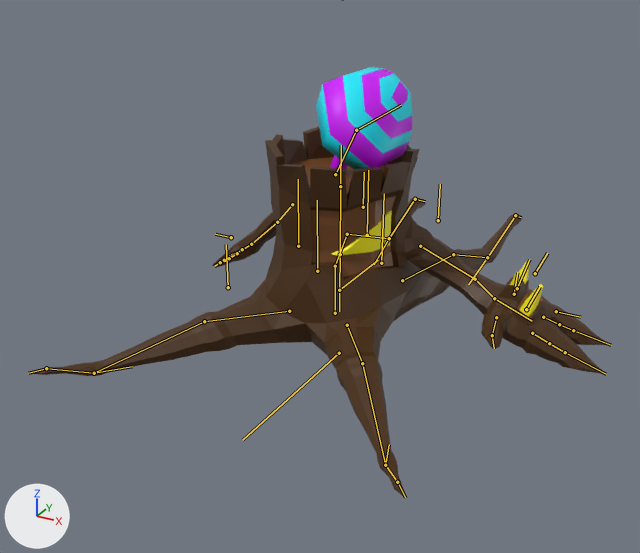
Before and after pictures for a commit that changed the Blender file Models/Enemies/Oaken.blend.
The view is the same before and after, from a 50 mm camera at (3.1, -5.97, 3.67) aimed at (-0.17, -0.04, 0.7). The lights are fixed; the arrows at lower left show +X, +Y and +Z. The bones that bend it are drawn over the model as lines.

Names of what the first picture shows: 'Eye', 'Mushroom', 'Oaken'.
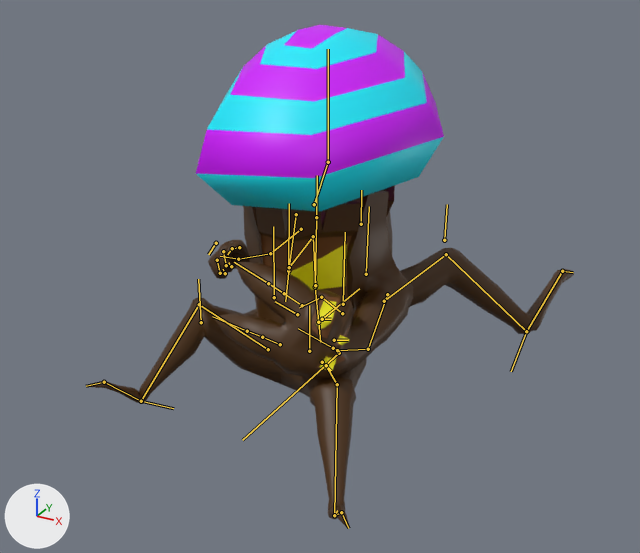
Commit message: Attack funcional

The newer file adds an action. The first version stands in its rest pose; the second is drawn at frame 13 of the action 'OakenAttack'.

Pixel boxes [x1, y1, x2, y2] of what changed, in the pictures (640 x 553 px):
'Oaken', posed (16% narrower, 7% shorter): before [29, 127, 610, 498]; after [87, 185, 574, 529]
'Mushroom', posed: before [316, 67, 412, 173]; after [196, 25, 444, 211]
'Eye', posed: before [331, 211, 392, 256]; after [288, 244, 347, 290]
bone 'MASTER', root to tip: before (339, 290) to (378, 260); after (318, 322) to (359, 288)
bone 'Lower', root to tip: before (339, 290) to (340, 254); after (318, 322) to (315, 287)
bone 'Head', root to tip: before (340, 254) to (340, 186); after (315, 287) to (316, 217)
bone 'Arm.R', root to tip: before (292, 204) to (277, 222); after (301, 229) to (270, 253)
bone 'Forearm.R', root to tip: before (277, 222) to (251, 244); after (270, 253) to (238, 259)
bone 'Hand.R', root to tip: before (251, 244) to (238, 252); after (238, 259) to (220, 256)
bone 'ThumbBase.R', root to tip: before (237, 253) to (229, 258); after (239, 247) to (232, 248)
bone 'CTRL_Fingers.R', root to tip: before (231, 237) to (215, 234); after (216, 243) to (208, 254)
bone 'Arm.L', root to tip: before (420, 246) to (475, 279); after (387, 294) to (368, 349)
bone 'Forearm.L', root to tip: before (475, 279) to (494, 298); after (368, 349) to (337, 350)
bone 'Hand.L', root to tip: before (494, 298) to (532, 321); after (337, 350) to (298, 328)
bone 'ThumbBase.L', root to tip: before (496, 317) to (492, 335); after (342, 313) to (321, 297)
bone 'CTRL_Spikes', root to tip: before (535, 273) to (547, 253); after (333, 348) to (339, 351)
bone 'CTRL_Fingers.L', root to tip: before (556, 311) to (580, 317); after (297, 314) to (275, 301)
bone 'Hip', root to tip: before (339, 290) to (339, 311); after (318, 322) to (320, 342)
bone 'PoleRootBack.L', root to tip: before (438, 220) to (440, 184); after (444, 240) to (447, 204)
bone 'PoleRootBack.R', root to tip: before (363, 207) to (364, 172); after (361, 224) to (361, 190)
bone 'IKRootFront.R', root to tip: before (94, 373) to (132, 366); after (141, 401) to (173, 408)
bone 'IKRootFront.L', root to tip: before (385, 465) to (389, 444); after (334, 515) to (337, 510)
bone 'IKRootBack.L', root to tip: before (487, 257) to (468, 284); after (526, 331) to (511, 371)
bone 'IKRootBack.R', root to tip: before (389, 238) to (374, 264); after (289, 267) to (285, 301)

Diff of the bpy script that builds the scene:
```diff
--- a/Models/Enemies/Oaken.blend.py
+++ b/Models/Enemies/Oaken.blend.py
@@ bone_master @@
 bone_master = bpy.data.objects['OakenRig'].pose.bones['MASTER']  # child of 'ROOT'
-bone_master.location = (0.0, 0.0, 0.0)
+bone_master.location = (-0.02, -0.34, -0.15)
@@ bone_lower @@
 bone_lower = bpy.data.objects['OakenRig'].pose.bones['Lower']  # child of 'MASTER'
-bone_lower.rotation_quaternion = (1.0, 0.0, 0.0, 0.0)  # degrees (0, 0, 0)
+bone_lower.rotation_quaternion = (0.971, 0.045, -0.233, 0.011)  # degrees (5, -27, 0)
@@ bone_head @@
 bone_head = bpy.data.objects['OakenRig'].pose.bones['Head']  # child of 'Lower'
-bone_head.rotation_quaternion = (1.0, 0.0, 0.0, 0.0)  # degrees (0, 0, 0)
+bone_head.rotation_quaternion = (0.998, -0.057, 0.0, 0.0)  # degrees (-7, 0, 0)
@@ bone_eye @@
 bone_eye = bpy.data.objects['OakenRig'].pose.bones['Eye']  # child of 'Head'
-bone_eye.scale = (1.0, 1.0, 1.0)
+bone_eye.scale = (1.2, 1.2, 1.2)
@@ bone_arm_r @@
 bone_arm_r = bpy.data.objects['OakenRig'].pose.bones['Arm.R']  # child of 'BodyControl.R'
-bone_arm_r.rotation_quaternion = (1.0, 0.0, 0.0, 0.0)  # degrees (0, 0, 0)
+bone_arm_r.rotation_quaternion = (0.863, -0.397, -0.063, 0.305)  # degrees (-47, 8, 36)
@@ bone_forearm_r @@
 bone_forearm_r = bpy.data.objects['OakenRig'].pose.bones['Forearm.R']  # child of 'Arm.R'
-bone_forearm_r.rotation_quaternion = (1.0, 0.0, 0.0, 0.0)  # degrees (0, 0, 0)
+bone_forearm_r.rotation_quaternion = (0.993, -0.006, -0.039, 0.11)  # degrees (-1, -4, 13)
@@ bone_hand_r @@
 bone_hand_r = bpy.data.objects['OakenRig'].pose.bones['Hand.R']  # child of 'Forearm.R'
-bone_hand_r.rotation_quaternion = (1.0, 0.0, 0.0, 0.0)  # degrees (0, 0, 0)
+bone_hand_r.rotation_quaternion = (0.958, -0.116, 0.122, 0.23)  # degrees (-10, 17, 26)
@@ bone_thumbbase_r @@
 bone_thumbbase_r = bpy.data.objects['OakenRig'].pose.bones['ThumbBase.R']  # child of 'Hand.R'
-bone_thumbbase_r.rotation_quaternion = (1.0, 0.0, 0.0, 0.0)  # degrees (0, 0, 0)
+bone_thumbbase_r.rotation_quaternion = (0.862, 0.155, -0.002, -0.483)  # degrees (16, 8, -57)
@@ bone_ctrl_fingers_r @@
 bone_ctrl_fingers_r = bpy.data.objects['OakenRig'].pose.bones['CTRL_Fingers.R']  # child of 'Hand.R'
-bone_ctrl_fingers_r.rotation_quaternion = (1.0, 0.0, 0.0, 0.0)  # degrees (0, 0, 0)
+bone_ctrl_fingers_r.rotation_quaternion = (0.698, -0.716, 0.0, 0.0)  # degrees (-91, 0, 0)
@@ bone_arm_l @@
 bone_arm_l = bpy.data.objects['OakenRig'].pose.bones['Arm.L']  # child of 'BodyControl.L'
-bone_arm_l.rotation_quaternion = (1.0, 0.0, 0.0, 0.0)  # degrees (0, 0, 0)
+bone_arm_l.rotation_quaternion = (0.854, -0.295, 0.066, -0.423)  # degrees (-34, -8, -50)
@@ bone_forearm_l @@
 bone_forearm_l = bpy.data.objects['OakenRig'].pose.bones['Forearm.L']  # child of 'Arm.L'
-bone_forearm_l.rotation_quaternion = (1.0, 0.0, 0.0, 0.0)  # degrees (0, 0, 0)
+bone_forearm_l.rotation_quaternion = (0.981, -0.021, -0.145, -0.126)  # degrees (0, -17, -15)
@@ bone_hand_l @@
 bone_hand_l = bpy.data.objects['OakenRig'].pose.bones['Hand.L']  # child of 'Forearm.L'
-bone_hand_l.rotation_quaternion = (1.0, 0.0, 0.0, 0.0)  # degrees (0, 0, 0)
+bone_hand_l.rotation_quaternion = (0.846, -0.257, -0.249, -0.396)  # degrees (-18, -39, -44)
@@ bone_thumbbase_l @@
 bone_thumbbase_l = bpy.data.objects['OakenRig'].pose.bones['ThumbBase.L']  # child of 'Hand.L'
-bone_thumbbase_l.rotation_quaternion = (1.0, 0.0, 0.0, 0.0)  # degrees (0, 0, 0)
+bone_thumbbase_l.rotation_quaternion = (0.81, -0.558, 0.167, 0.07)  # degrees (-70, 20, -4)
@@ bone_ctrl_spikes @@
 bone_ctrl_spikes = bpy.data.objects['OakenRig'].pose.bones['CTRL_Spikes']  # child of 'Hand.L'
-bone_ctrl_spikes.scale = (1.0, 1.0, 1.0)
+bone_ctrl_spikes.scale = (0.69, 0.69, 0.69)
@@ bone_ctrl_fingers_l @@
 bone_ctrl_fingers_l = bpy.data.objects['OakenRig'].pose.bones['CTRL_Fingers.L']  # child of 'Hand.L'
-bone_ctrl_fingers_l.rotation_quaternion = (1.0, 0.0, 0.0, 0.0)  # degrees (0, 0, 0)
+bone_ctrl_fingers_l.rotation_quaternion = (0.989, -0.147, 0.0, 0.0)  # degrees (-17, 0, 0)
@@ bone_hip @@
 bone_hip = bpy.data.objects['OakenRig'].pose.bones['Hip']  # child of 'MASTER'
-bone_hip.rotation_quaternion = (1.0, 0.0, 0.0, 0.0)  # degrees (0, 0, 0)
+bone_hip.rotation_quaternion = (0.997, 0.083, 0.0, 0.0)  # degrees (9, 0, 0)
@@ bone_polerootback_l @@
 bone_polerootback_l = bpy.data.objects['OakenRig'].pose.bones['PoleRootBack.L']  # child of 'MASTER'
-bone_polerootback_l.location = (0.0, 0.0, 0.0)
+bone_polerootback_l.location = (-0.09, -0.06, -0.43)
@@ bone_polerootback_r @@
 bone_polerootback_r = bpy.data.objects['OakenRig'].pose.bones['PoleRootBack.R']  # child of 'MASTER'
-bone_polerootback_r.location = (0.0, 0.0, 0.0)
+bone_polerootback_r.location = (0.09, -0.06, -0.43)
@@ bone_ikrootfront_r @@
 bone_ikrootfront_r = bpy.data.objects['OakenRig'].pose.bones['IKRootFront.R']  # child of 'ROOT'
-bone_ikrootfront_r.location = (0.0, 0.0, 0.0)
-bone_ikrootfront_r.rotation_quaternion = (1.0, 0.0, 0.0, 0.0)  # degrees (0, 0, 0)
+bone_ikrootfront_r.location = (0.12, 0.35, -0.25)
+bone_ikrootfront_r.rotation_quaternion = (0.979, -0.192, -0.07, -0.007)  # degrees (-22, -8, 1)
@@ bone_ikrootfront_l @@
 bone_ikrootfront_l = bpy.data.objects['OakenRig'].pose.bones['IKRootFront.L']  # child of 'ROOT'
-bone_ikrootfront_l.location = (0.0, 0.0, 0.0)
-bone_ikrootfront_l.rotation_quaternion = (1.0, 0.0, 0.0, 0.0)  # degrees (0, 0, 0)
+bone_ikrootfront_l.location = (-0.29, -0.1, -0.34)
+bone_ikrootfront_l.rotation_quaternion = (0.979, -0.192, 0.07, 0.007)  # degrees (-22, 8, -1)
@@ bone_ikrootback_l @@
 bone_ikrootback_l = bpy.data.objects['OakenRig'].pose.bones['IKRootBack.L']  # child of 'ROOT'
-bone_ikrootback_l.location = (0.0, 0.0, 0.0)
-bone_ikrootback_l.rotation_quaternion = (1.0, 0.0, 0.0, 0.0)  # degrees (0, 0, 0)
+bone_ikrootback_l.location = (0.84, 1.02, -0.11)
+bone_ikrootback_l.rotation_quaternion = (0.996, 0.08, -0.025, -0.041)  # degrees (9, -2, -5)
@@ bone_ikrootback_r @@
 bone_ikrootback_r = bpy.data.objects['OakenRig'].pose.bones['IKRootBack.R']  # child of 'ROOT'
-bone_ikrootback_r.location = (0.0, 0.0, 0.0)
-bone_ikrootback_r.rotation_quaternion = (1.0, 0.0, 0.0, 0.0)  # degrees (0, 0, 0)
+bone_ikrootback_r.location = (-0.82, 0.79, -0.04)
+bone_ikrootback_r.rotation_quaternion = (0.982, 0.074, -0.059, -0.163)  # degrees (9, -5, -19)
@@ bone_ctrl_transformation @@
 bone_ctrl_transformation = bpy.data.objects['OakenRig'].pose.bones['CTRL_Transformation']
-bone_ctrl_transformation.location = (0.0, 0.0, 0.0)
+bone_ctrl_transformation.location = (0.0, 2.43, 0.0)
```
